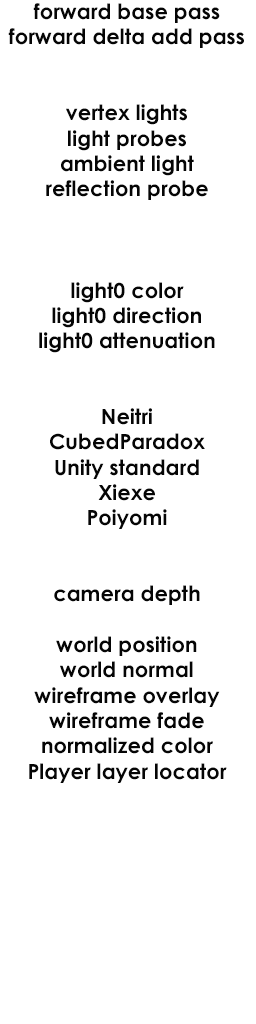
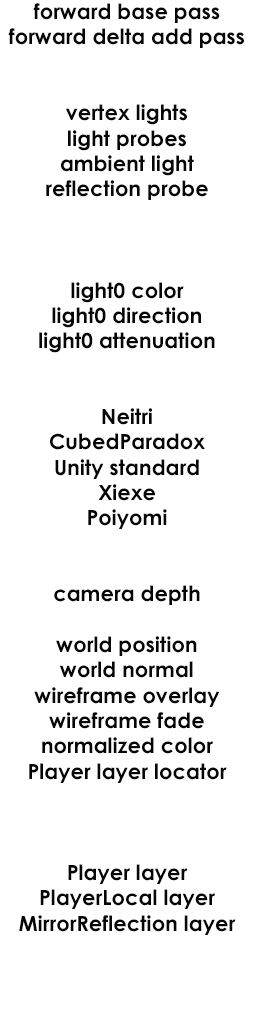
Layer changes from the first 256×1024 image to the second:
painted on "forward base pass forward delta add pass vertex lights light" over (19, 864, 236, 935)
